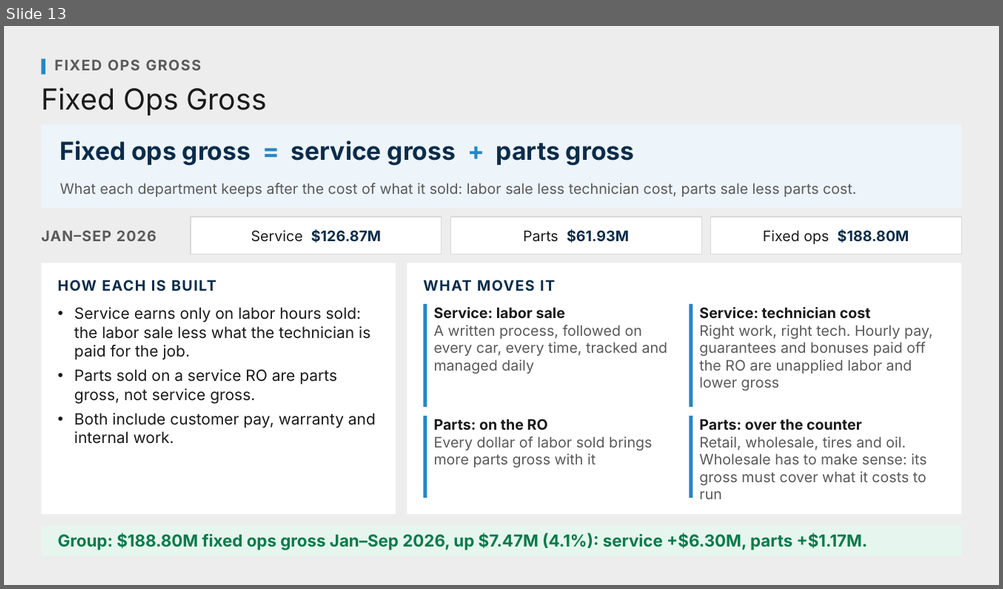
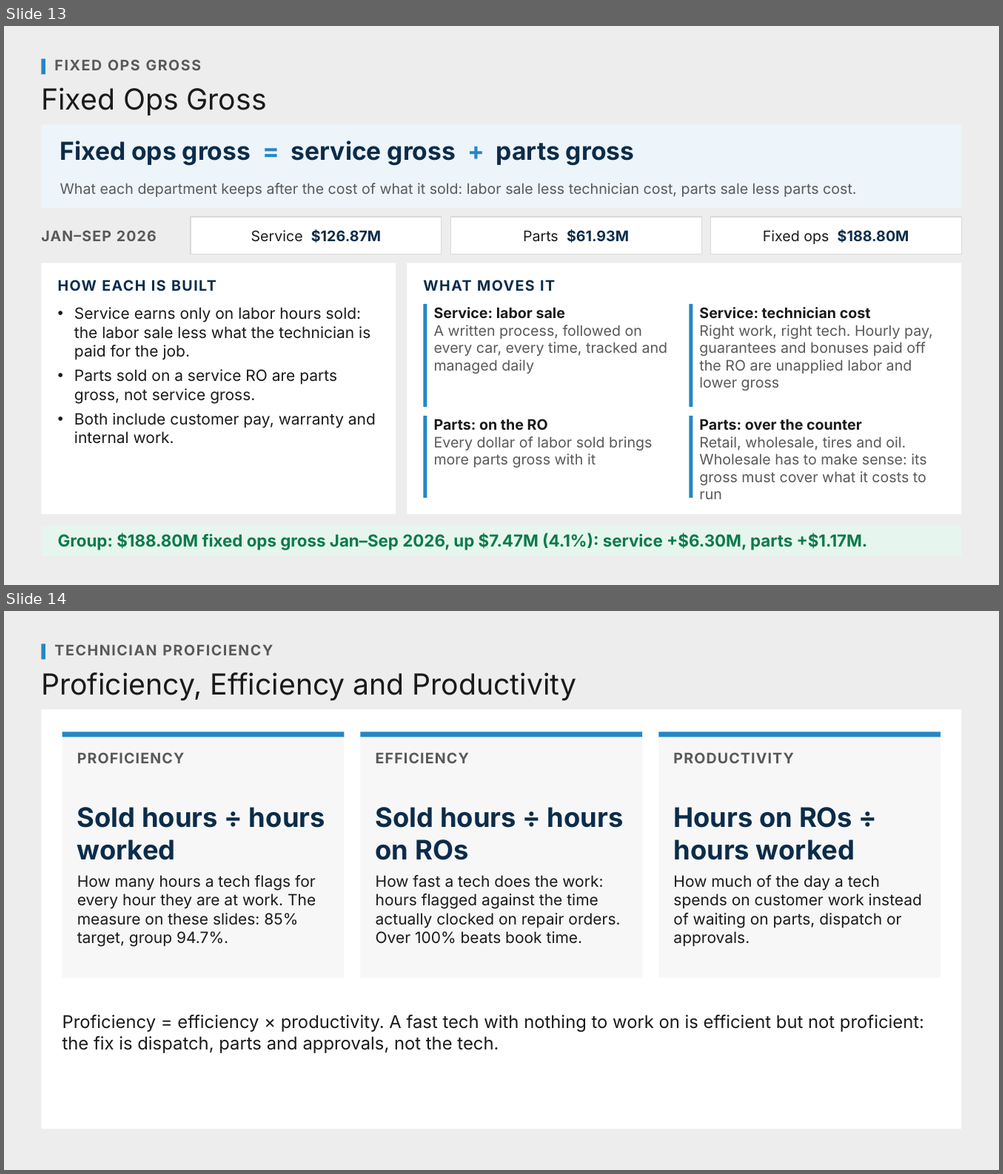
Before and after one commit to Ndresner/Noah, a slide deck: day2-deck/decks/Metric Explainers - Review.pptx. Shown one above the other, each under a label of ours: slide 13 before the commit, slides 13 and 14 after it. The pictures are 1003x589 and 1003x1174 pixels, drawn with LibreOffice and Linux fonts; fonts in the diff are those of the drawing. Boxes give left, top, right and bottom in pixels: in the first picture for what was removed or moved away, otherwise in the second. Text is boxed around its words. In the diff, an @@ line names an element or a change of style, - is before the commit and + after.

```diff
--- a/day2-deck/decks/Metric Explainers - Review.pptx
+++ b/day2-deck/decks/Metric Explainers - Review.pptx
@@ slide 14 added at (4,611,999,1170), background #EDEDED @@
@@ rectangle added at (41,644,45,660), fill #2587C5 @@
@@ text added at (54,644,273,655), 14 pt, text #595959, bold @@
+TECHNICIAN PROFICIENCY
@@ text added at (41,672,576,701), 28 pt, text #1A1A1A @@
+Proficiency, Efficiency and Productivity
@@ rectangle added at (41,709,962,1130), fill #FFFFFF @@
@@ rectangle added at (62,732,344,978), fill #F7F7F7 @@
@@ rectangle added at (62,732,344,737), fill #2587C5 @@
@@ rectangle added at (361,732,643,978), fill #F7F7F7 @@
@@ rectangle added at (361,732,643,737), fill #2587C5 @@
@@ rectangle added at (658,732,940,978), fill #F7F7F7 @@
@@ rectangle added at (658,732,940,737), fill #2587C5 @@
@@ text added at (77,752,185,763), 14 pt, text #595959, bold @@
+PROFICIENCY
@@ text added at (375,752,469,763), 14 pt, text #595959, bold @@
+EFFICIENCY
@@ text added at (673,752,793,763), 14 pt, text #595959, bold @@
+PRODUCTIVITY
@@ text added at (77,807,325,860), 26 pt, text #0B2C4A, bold @@
+Sold hours ÷ hours worked
@@ text added at (375,807,623,860), 26 pt, text #0B2C4A, bold @@
+Sold hours ÷ hours on ROs
@@ text added at (673,807,854,860), 26 pt, text #0B2C4A, bold @@
+Hours on ROs ÷ hours worked
@@ text added at (77,875,316,947), 15 pt, text #1A1A1A @@
+How many hours a tech flags for every hour they are at work. The measure on these slides: 85% target, group 94.7%.
@@ text added at (375,875,620,944), 15 pt, text #1A1A1A @@
+How fast a tech does the work: hours flagged against the time actually clocked on repair orders. Over 100% beats book time.
@@ text added at (673,875,922,947), 15 pt, text #1A1A1A @@
+How much of the day a tech spends on customer work instead of waiting on parts, dispatch or approvals.
@@ text added at (62,1015,924,1054), 17 pt, text #1A1A1A @@
+Proficiency = efficiency × productivity. A fast tech with nothing to work on is efficient but not proficient: the fix is dispatch, parts and approvals, not the tech.
```
Also in this commit, not shown: 39 other files.
